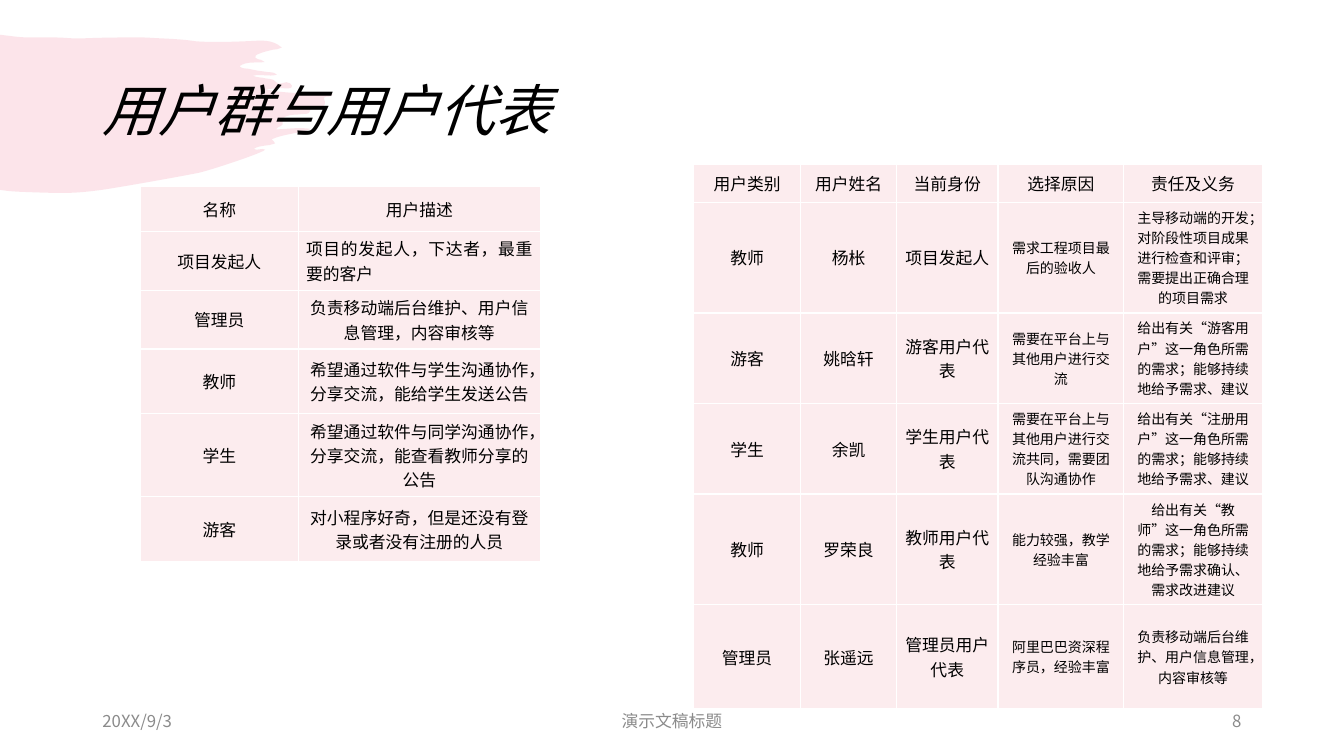
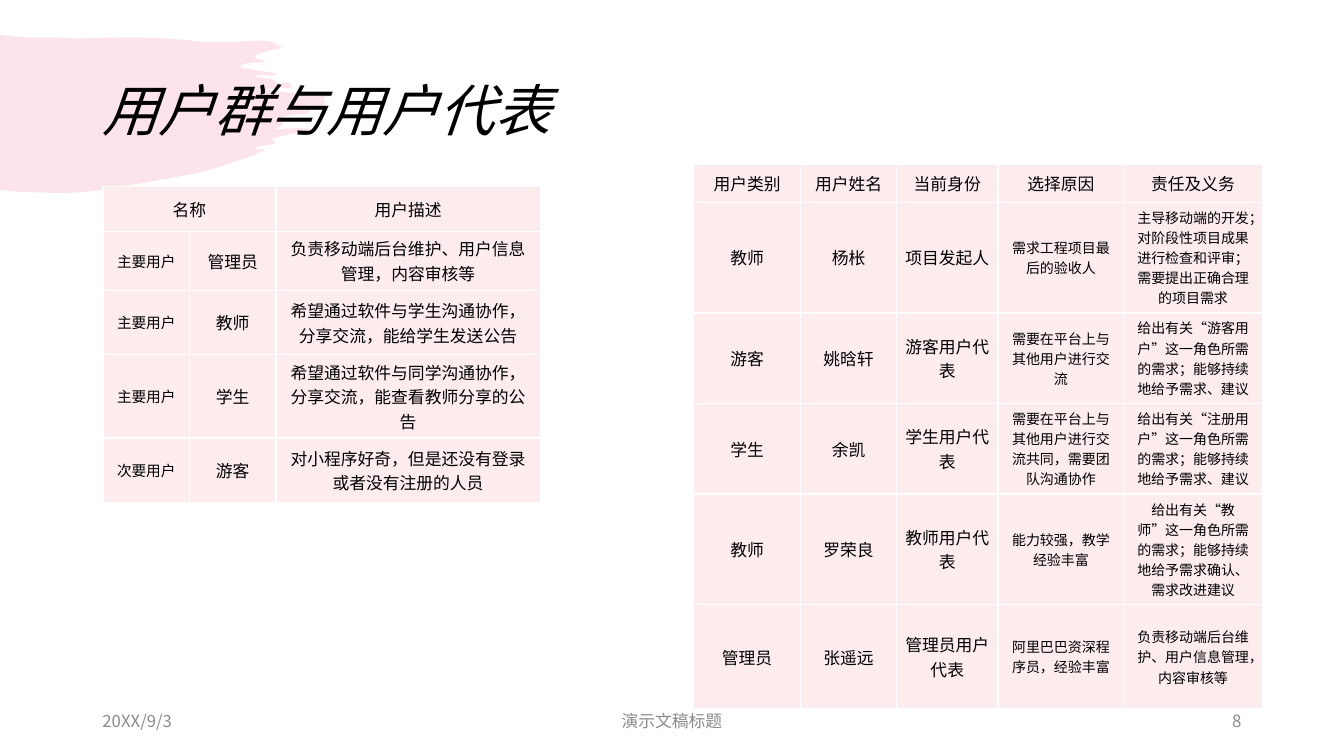
Before and after one commit to dreamtrueqaq/SRA2022-G12, a slide deck: slide 8 of 受控文档/需求分析/SRSppt/SRA2022-G12-srsppt0.0.1.pptx. Drawn at 1344x756 pixels with LibreOffice and Linux fonts; fonts in the diff are those of the drawing. Boxes give left, top, right and bottom in pixels: in the first picture for what was removed or moved away, otherwise in the second. Text is boxed around its words. In the diff, an @@ line names an element or a change of style, - is before the commit and + after.

```diff
--- a/受控文档/需求分析/SRSppt/SRA2022-G12-srsppt0.0.1.pptx
+++ b/受控文档/需求分析/SRSppt/SRA2022-G12-srsppt0.0.1.pptx
@@ table at <box>103,187,540,532</box> @@
-名称 | 用户描述
-项目发起人 | 项目的发起人，下达者，最重要的客户
-管理员 | 负责移动端后台维护、用户信息管理，内容审核等
-教师 | 希望通过软件与学生沟通协作，分享交流，能给学生发送公告
-学生 | 希望通过软件与同学沟通协作，分享交流，能查看教师分享的公告
-游客 | 对小程序好奇，但是还没有登录或者没有注册的人员
+名称 |  | 用户描述
+主要用户 | 管理员 | 负责移动端后台维护、用户信息管理，内容审核等
+主要用户 | 教师 | 希望通过软件与学生沟通协作，分享交流，能给学生发送公告
+主要用户 | 学生 | 希望通过软件与同学沟通协作，分享交流，能查看教师分享的公告
+次要用户 | 游客 | 对小程序好奇，但是还没有登录或者没有注册的人员
@@ table: place and size @@
-table at <box>140,187,540,554</box>
+table at <box>103,187,540,532</box>
```
Also in this commit, not shown: 1 other slide changed, 2 slides added, 28 other files.
